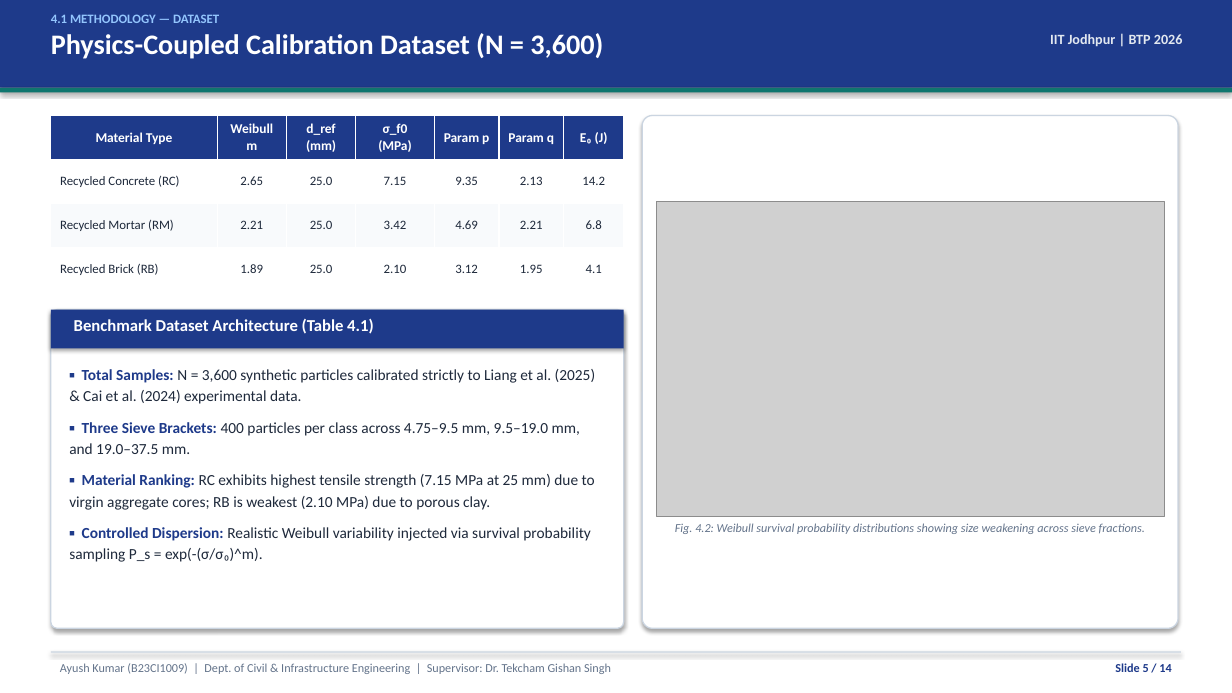
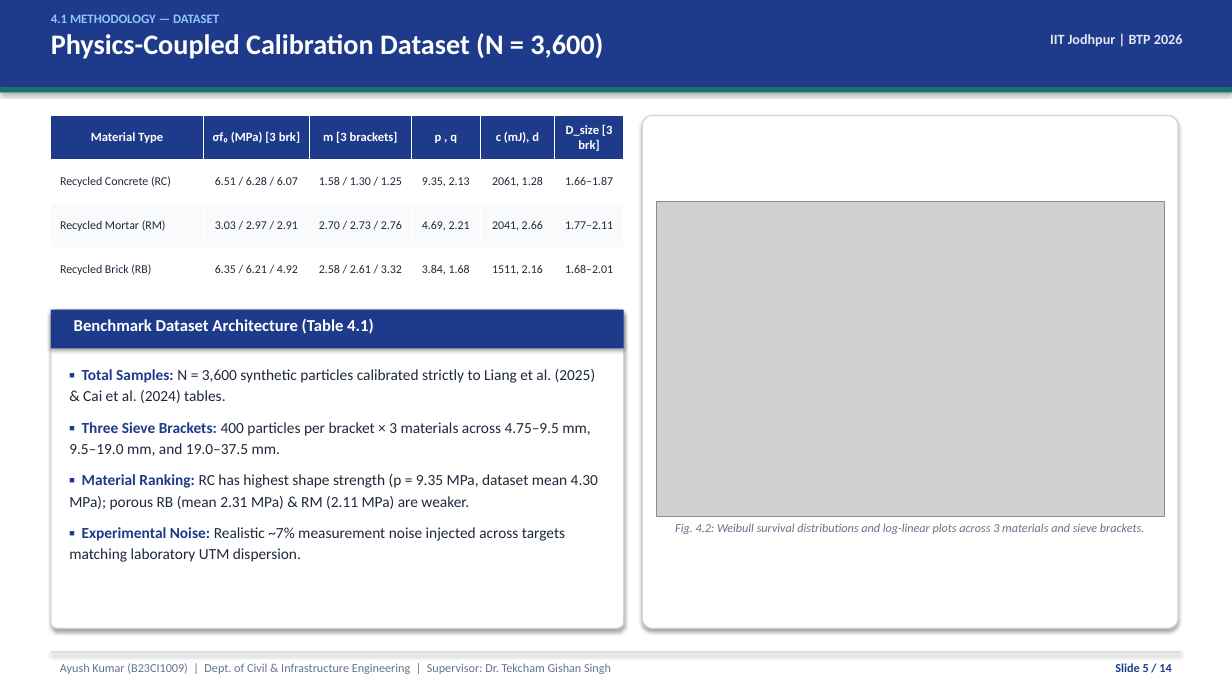
Before and after one commit to AyushhKumaar/BTP-Aggregate-ML, a slide deck: slide 5 of docs/BTP_IITJ_Presentation.pptx. Drawn at 1232x693 pixels with LibreOffice and Linux fonts; fonts in the diff are those of the drawing; grey boxes stand for pictures. Boxes give left, top, right and bottom in pixels: in the first picture for what was removed or moved away, otherwise in the second. Text is boxed around its words. In the diff, an @@ line names an element or a change of style, - is before the commit and + after.

```diff
--- a/docs/BTP_IITJ_Presentation.pptx
+++ b/docs/BTP_IITJ_Presentation.pptx
@@ table at box(51, 116, 624, 291) @@
-column 2: Weibull m | 2.65 | 2.21 | 1.89
-column 3: d_ref (mm) | 25.0 | 25.0 | 25.0
-column 4: σ_f0 (MPa) | 7.15 | 3.42 | 2.10
-column 5: Param p | 9.35 | 4.69 | 3.12
-column 6: Param q | 2.13 | 2.21 | 1.95
-column 7: E₀ (J) | 14.2 | 6.8 | 4.1
+column 2: σf₀ (MPa) [3 brk] | 6.51 / 6.28 / 6.07 | 3.03 / 2.97 / 2.91 | 6.35 / 6.21 / 4.92
+column 3: m [3 brackets] | 1.58 / 1.30 / 1.25 | 2.70 / 2.73 / 2.76 | 2.58 / 2.61 / 3.32
+column 4: p , q | 9.35, 2.13 | 4.69, 2.21 | 3.84, 1.68
+column 5: c (mJ), d | 2061, 1.28 | 2041, 2.66 | 1511, 2.16
+column 6: D_size [3 brk] | 1.66–1.87 | 1.77–2.11 | 1.68–2.01
@@ text at box(69, 369, 598, 562): text changed @@
-▪ Total Samples: N = 3,600 synthetic particles calibrated strictly to Liang et al. (2025) & Cai et al. (2024) experimental data.
-▪ Three Sieve Brackets: 400 particles per class across 4.75–9.5 mm, 9.5–19.0 mm, and 19.0–37.5 mm.
-▪ Material Ranking: RC exhibits highest tensile strength (7.15 MPa at 25 mm) due to virgin aggregate cores; RB is weakest (2.10 MPa) due to porous clay.
-▪ Controlled Dispersion: Realistic Weibull variability injected via survival probability sampling P_s = exp(-(σ/σ₀)^m).
+▪ Total Samples: N = 3,600 synthetic particles calibrated strictly to Liang et al. (2025) & Cai et al. (2024) tables.
+▪ Three Sieve Brackets: 400 particles per bracket × 3 materials across 4.75–9.5 mm, 9.5–19.0 mm, and 19.0–37.5 mm.
+▪ Material Ranking: RC has highest shape strength (p = 9.35 MPa, dataset mean 4.30 MPa); porous RB (mean 2.31 MPa) & RM (2.11 MPa) are weaker.
+▪ Experimental Noise: Realistic ~7% measurement noise injected across targets matching laboratory UTM dispersion.
@@ text at box(675, 523, 1144, 534): text changed @@
-Fig. 4.2: Weibull survival probability distributions showing size weakening across sieve fractions.
+Fig. 4.2: Weibull survival distributions and log-linear plots across 3 materials and sieve brackets.
```
Also in this commit, not shown: 11 other slides changed, 11 other files.
